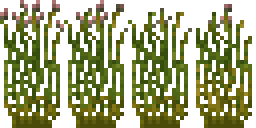
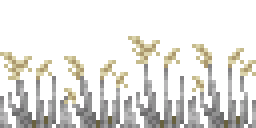
Revision of a layered 256×128 image; what changed, layer by layer:
added layer "Layer" above "Background" over [0, 36, 256, 128]
renamed "Pasted Layer" to "Background", painted on it over [0, 0, 256, 128]
